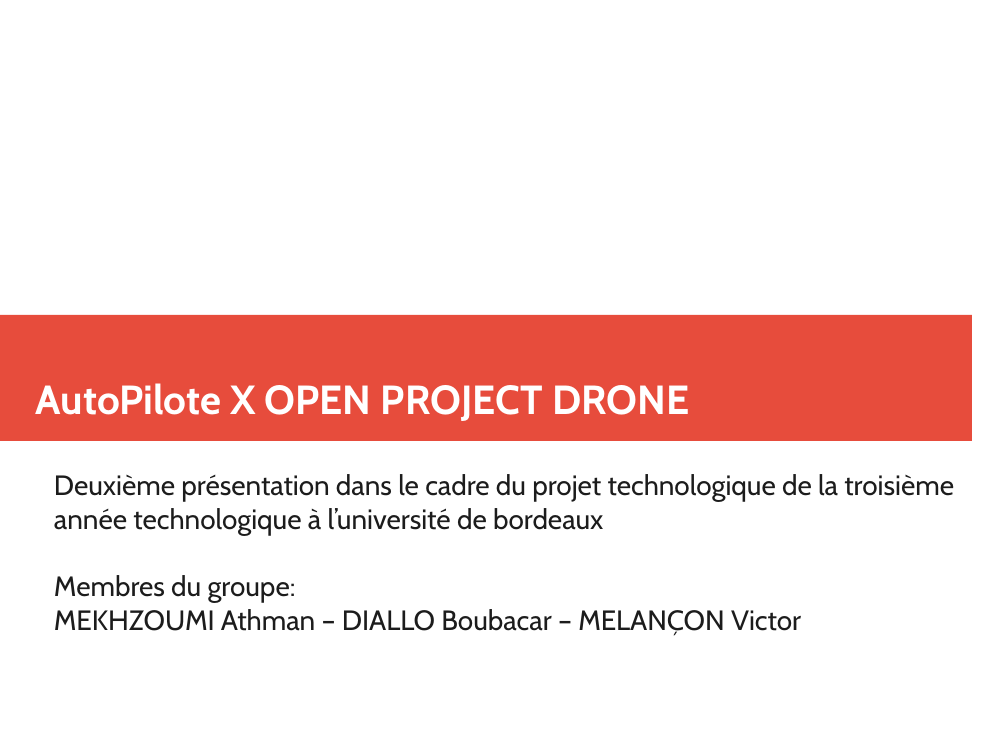
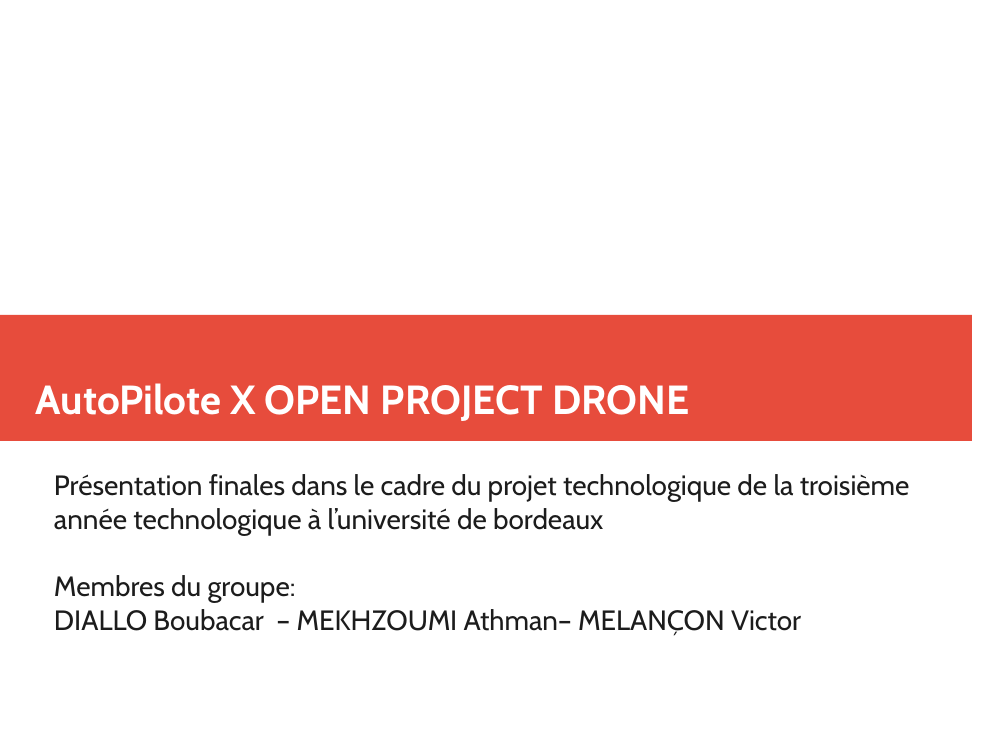
Before and after one commit to athmanmekh/AuttoPIlote-X-OPEN-PILOT, a slide deck: slide 1 of presentation/presentation 3/diapoPresentation (1).odp. Drawn at 1008x756 pixels with LibreOffice and Linux fonts; fonts in the diff are those of the drawing. Boxes give left, top, right and bottom in pixels: in the first picture for what was removed or moved away, otherwise in the second. Text is boxed around its words. In the diff, an @@ line names an element or a change of style, - is before the commit and + after.

```diff
--- a/presentation/presentation 3/diapoPresentation (1).odp
+++ b/presentation/presentation 3/diapoPresentation (1).odp
@@ subtitle at box(54, 474, 910, 536): text changed @@
-Deuxième présentation dans le cadre du projet technologique de la troisième année technologique à l’université de bordeaux
+Présentation finales dans le cadre du projet technologique de la troisième année technologique à l’université de bordeaux
@@ subtitle at box(54, 609, 801, 636): text changed @@
-MEKHZOUMI Athman – DIALLO Boubacar – MELANÇON Victor
+DIALLO Boubacar – MEKHZOUMI Athman– MELANÇON Victor
```
Also in this commit, not shown: 6 other slides changed, 1 slide added, 1 slide removed, 4 other files.
